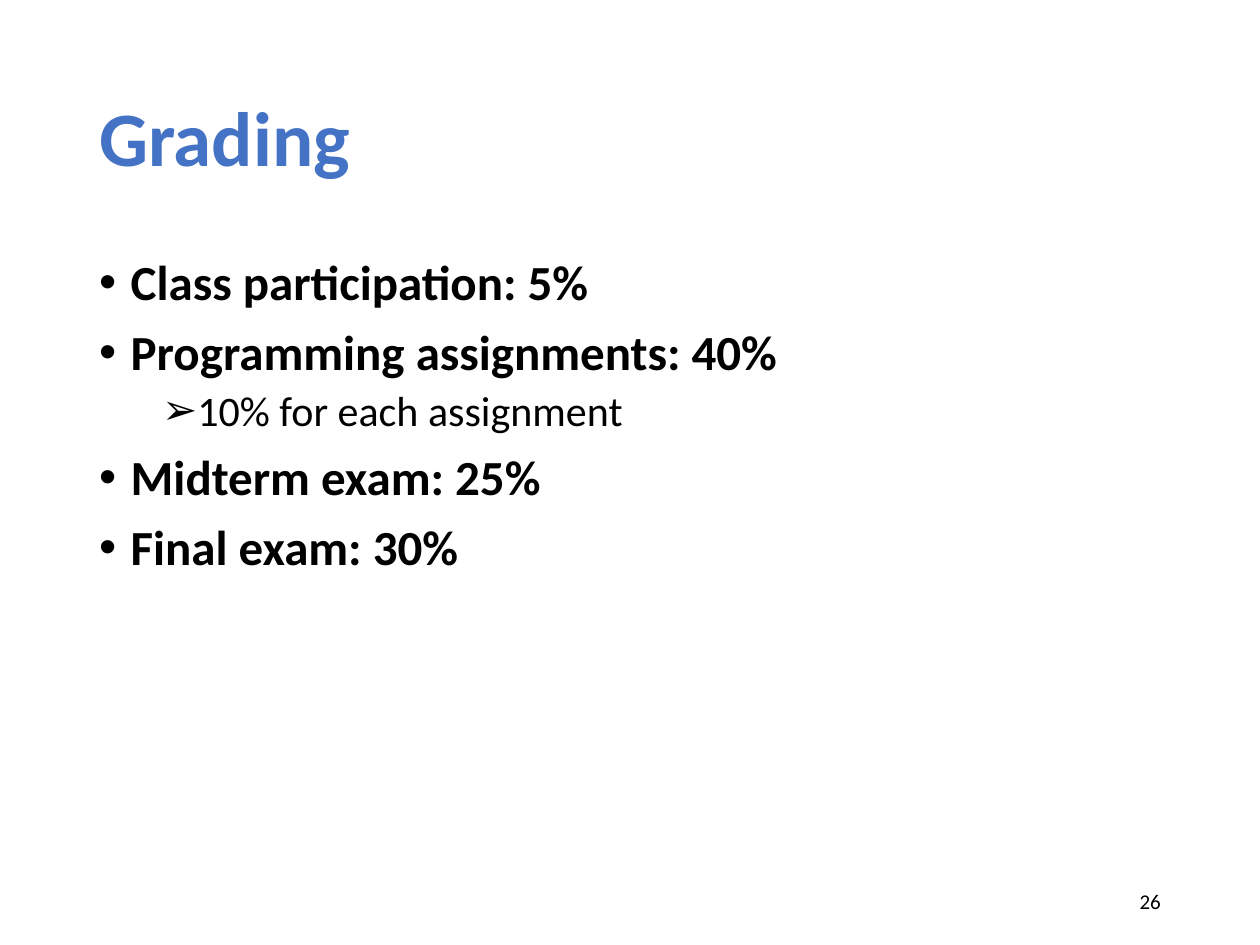
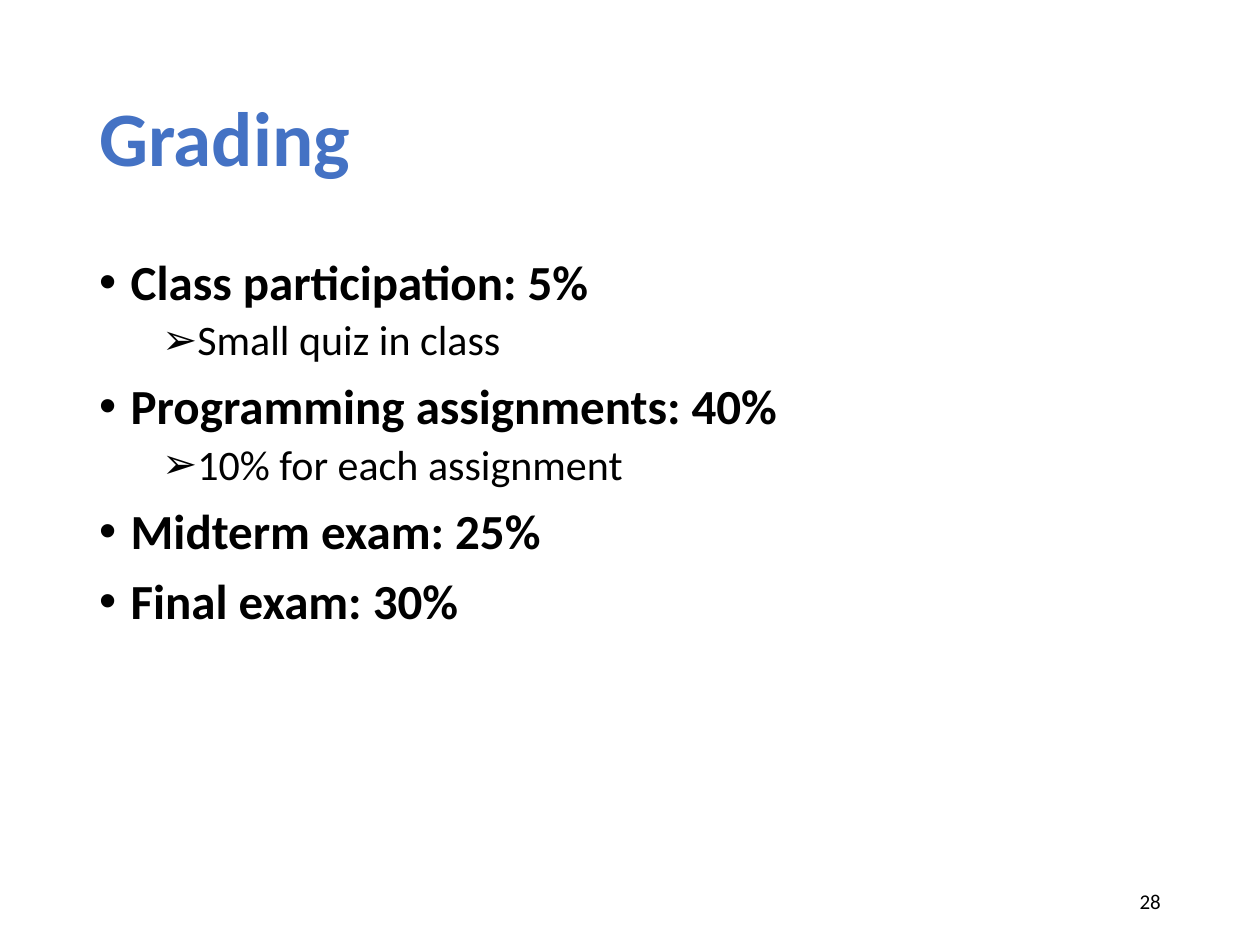
Before and after one commit to xinjin/course-net, a slide deck: slide 28 of slides/lec01_introduction.pptx (slide 26 before the commit). Drawn at 1260x945 pixels with LibreOffice and Linux fonts; fonts in the diff are those of the drawing. Boxes give left, top, right and bottom in pixels: in the first picture for what was removed or moved away, otherwise in the second. Text is boxed around its words. In the diff, an @@ line names an element or a change of style, - is before the commit and + after.

```diff
--- a/slides/lec01_introduction.pptx
+++ b/slides/lec01_introduction.pptx
@@ text at <box>197,325,500,362</box>: paragraph added @@
+  ➢ Small quiz in class
@@ page number at <box>1140,894,1161,909</box>: text changed @@
-26
+28
```
Also in this commit, not shown: 9 other slides changed, 2 slides added, 1 slide removed, 1 other file.
